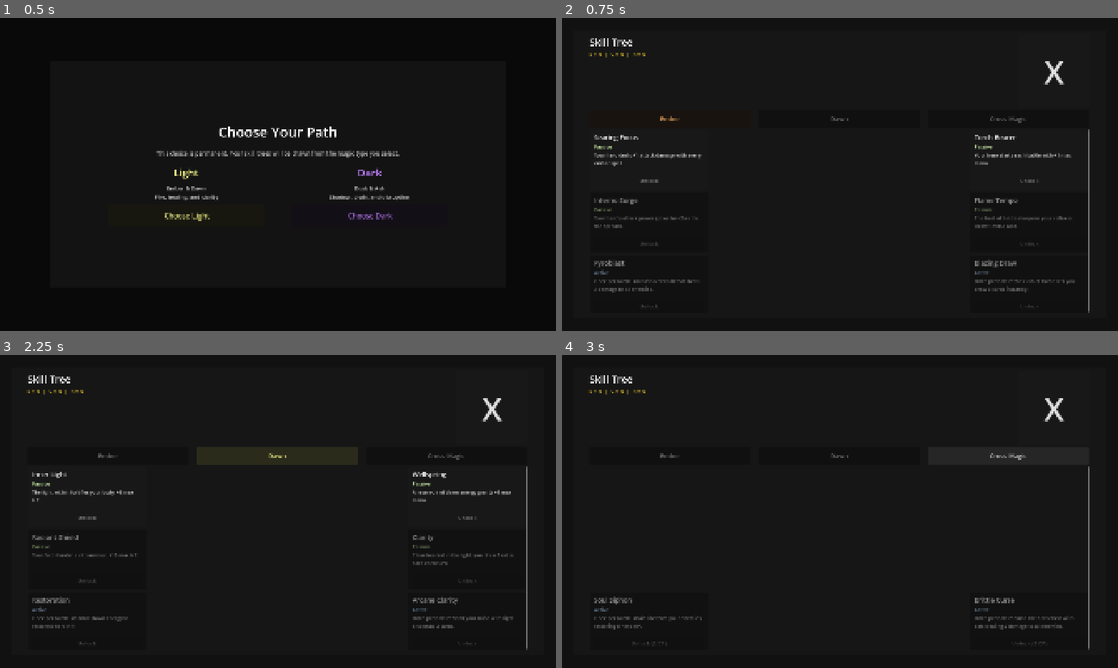
Above: before the commit, frames 1-4 (two rows, left to right).
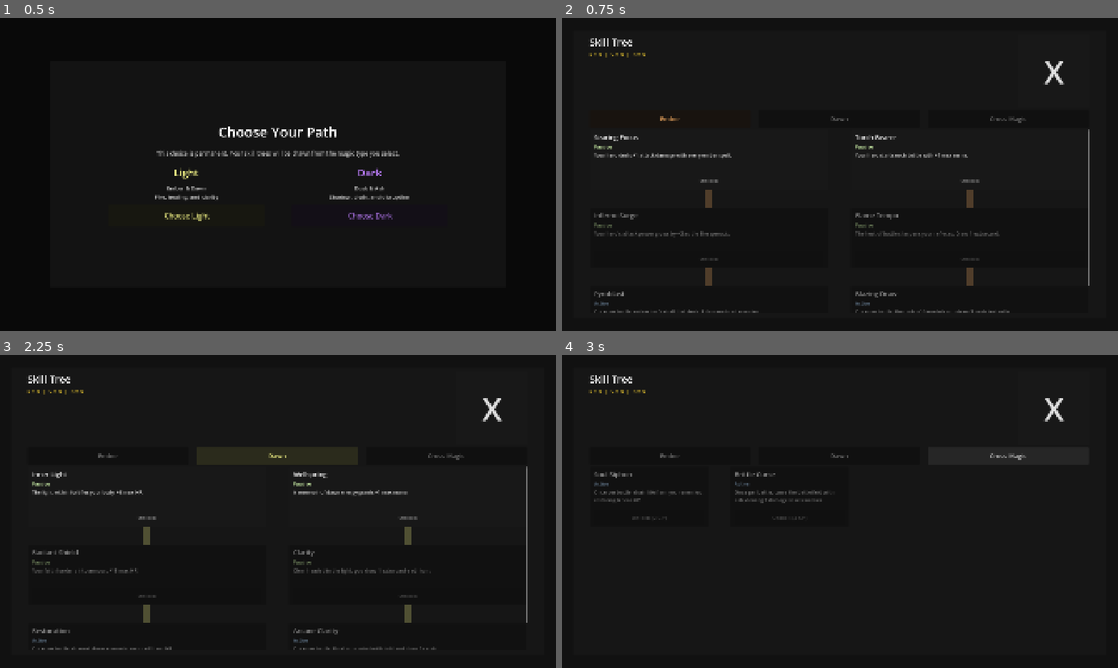
Above: after the commit, the same moments.

Repository: ChrisPauly97/pear-pudding-godot
Game: Godot game, scene res://scenes/ui/SkillTreeScene.tscn
Two runs of this game, one before a commit and one after it. Both use one fixed random seed, a clock stepped at 60 frames per second and the inputs below. This scene is started directly instead of the project's main scene. Sound files missing from this copy of the repository are replaced by a short silence.
Inputs:
- Up to frame 1 (0.5 s): no input
- Up to frame 2 (0.75 s): click "Choose Light" at 0.5 s
- Up to frame 3 (2.25 s): click "Ember" at 1.25 s; click "Dawn" at 2 s
- Up to frame 4 (3 s): click "Cross-Magic" at 2.75 s

Frame 1 is identical in both runs. In frame 2, 3.0% of the frame differs, in the area x 5-95%, y 37-95%; in frame 3, 2.9%; in frame 4, 1.2%.

Commit message:
TID-128: replace flat skill grid with top-down tree layout and connector lines
https://claude.ai/code/session_01LwDq5r893Dhk2CE98fQe5g

Diff:
--- a/scenes/ui/SkillTreeScene.gd
+++ b/scenes/ui/SkillTreeScene.gd
@@ -8,12 +8,11 @@
 var _vh: float = 0.0
 var _vw: float = 0.0
 var _points_label: Label
-var _grid: GridContainer
+var _skill_container: Control
 var _active_tab: int = 0
 var _tab_buttons: Array[Button] = []
 
 const _ROWS: int = 3
-const _COLS: int = 4
 
 const MAGIC_BRANCHES: Dictionary = {
 	"light": ["ember", "dawn"],
@@ -249,16 +248,13 @@
 		tab_bar.add_child(tb)
 		_tab_buttons.append(tb)
 
-	# ── Skill grid ──
+	# ── Skill area ──
 	var scroll := ScrollContainer.new()
 	scroll.size_flags_vertical = Control.SIZE_EXPAND_FILL
 	root_vbox.add_child(scroll)
 
-	_grid = GridContainer.new()
-	_grid.columns = _COLS
-	_grid.add_theme_constant_override("h_separation", int(_vw * 0.015))
-	_grid.add_theme_constant_override("v_separation", int(_vh * 0.012))
-	scroll.add_child(_grid)
+	_skill_container = Control.new()
+	scroll.add_child(_skill_container)
 
 func _set_tab(tab: int) -> void:
 	_active_tab = tab
@@ -271,15 +267,14 @@
 	_points_label.text = "SP: %d  |  CP: %d  |  RP: %d" % [
 		sm.skill_points, sm.corruption_points, sm.redemption_points]
 
-	for child in _grid.get_children():
+	for child in _skill_container.get_children():
 		child.queue_free()
 
-	var is_cross: bool = _active_tab == 2
-	var ids: Array[String]
-	if is_cross:
-		ids = _cross_magic_ids()
-	else:
-		ids = SkillRegistry.get_by_branch(_branch_for_tab(_active_tab))
+	if _active_tab == 2:
+		_refresh_cross_magic()
+		return
+
+	var ids: Array[String] = SkillRegistry.get_by_branch(_branch_for_tab(_active_tab))
 
 	var skill_map: Dictionary = {}
 	for sid: String in ids:
@@ -287,19 +282,65 @@
 		if sk != null:
 			skill_map["%d,%d" % [sk.tree_row, sk.tree_col]] = sk
 
+	var node_w: float = (_vw * 0.90 - _vw * 0.04) / 2.0
+	var node_h: float = _vh * 0.19
+	var col_gap: float = _vw * 0.04
+	var row_gap: float = _vh * 0.06
+	var connector_w: float = _vw * 0.012
+
+	var col_x: Dictionary = {0: 0.0, 3: node_w + col_gap}
+
+	# Connector bars (behind skill nodes)
+	var branch_color: Color = _tab_color(_active_tab)
+	for r in range(_ROWS - 1):
+		for col in [0, 3]:
+			var parent_key: String = "%d,%d" % [r, col]
+			var child_key: String = "%d,%d" % [r + 1, col]
+			if not (skill_map.has(parent_key) and skill_map.has(child_key)):
+				continue
+			var parent_sk: SkillData = skill_map[parent_key] as SkillData
+			var child_sk: SkillData = skill_map[child_key] as SkillData
+			if not (parent_sk.id in child_sk.prerequisites):
+				continue
+			var parent_unlocked: bool = sm.has_skill(parent_sk.id)
+			var bar := ColorRect.new()
+			var col_x_val: float = col_x[col]
+			bar.color = branch_color if parent_unlocked else Color(branch_color.r, branch_color.g, branch_color.b, 0.25)
+			bar.position = Vector2(col_x_val + (node_w - connector_w) * 0.5, float(r) * (node_h + row_gap) + node_h)
+			bar.size = Vector2(connector_w, row_gap)
+			_skill_container.add_child(bar)
+
+	# Skill nodes (on top of connectors)
+	for r in _ROWS:
+		for col in [0, 3]:
+			var key: String = "%d,%d" % [r, col]
+			if not skill_map.has(key):
+				continue
+			var sk: SkillData = skill_map[key] as SkillData
+			var node := _make_skill_node(sk, node_w, node_h, false)
+			var col_x_val: float = col_x[col]
+			node.position = Vector2(col_x_val, float(r) * (node_h + row_gap))
+			_skill_container.add_child(node)
+
+	var total_h: float = float(_ROWS) * node_h + float(_ROWS - 1) * row_gap
+	_skill_container.custom_minimum_size = Vector2(node_w * 2.0 + col_gap, total_h)
+
+func _refresh_cross_magic() -> void:
+	var ids: Array[String] = _cross_magic_ids()
 	var node_w: float = (_vw * 0.90 - _vw * 0.015 * 3) / 4.0
 	var node_h: float = _vh * 0.19
 
-	for r in _ROWS:
-		for c in _COLS:
-			var key: String = "%d,%d" % [r, c]
-			if skill_map.has(key):
-				var sk: SkillData = skill_map[key] as SkillData
-				_grid.add_child(_make_skill_node(sk, node_w, node_h, is_cross))
-			else:
-				var spacer := Control.new()
-				spacer.custom_minimum_size = Vector2(node_w, node_h)
-				_grid.add_child(spacer)
+	var grid := GridContainer.new()
+	grid.columns = 2
+	grid.add_theme_constant_override("h_separation", int(_vw * 0.04))
+	grid.add_theme_constant_override("v_separation", int(_vh * 0.012))
+	_skill_container.add_child(grid)
+	_skill_container.custom_minimum_size = Vector2(0, 0)
+
+	for sid: String in ids:
+		var sk: SkillData = SkillRegistry.get_skill(sid)
+		if sk != null:
+			grid.add_child(_make_skill_node(sk, node_w, node_h, true))
 
 func _make_skill_node(sk: SkillData, w: float, h: float, is_cross: bool = false) -> PanelContainer:
 	var sm := SceneManager.save_manager
Not shown, changed: docs/agent/skill-trees.md
Not shown, changed: tasks/goals/GID-033--skill-tree-hierarchy/TID-128--tree-layout-connector-lines.md
Not shown, changed: tasks/goals/GID-033--skill-tree-hierarchy/goal.md
Not shown, changed: tasks/index.md
